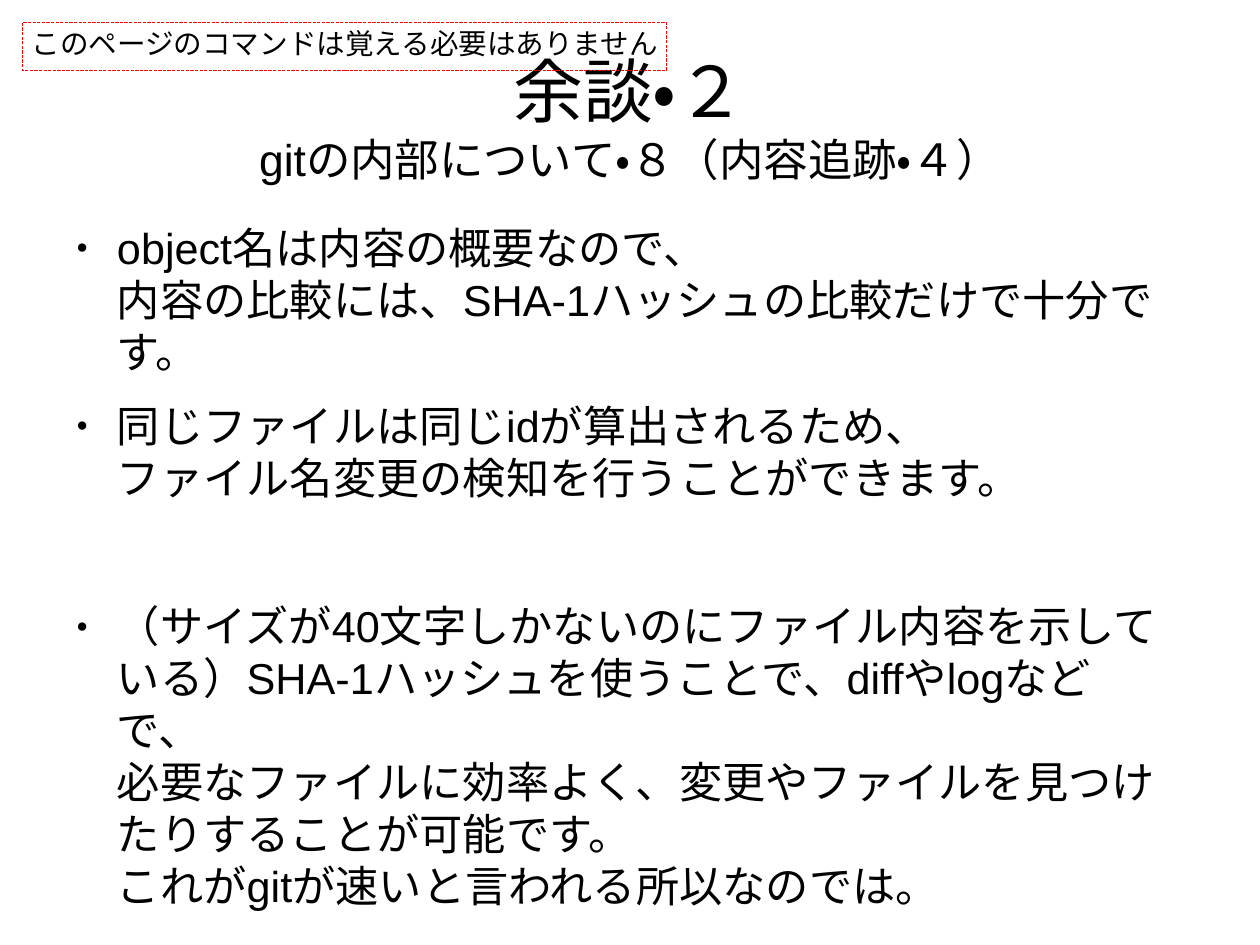
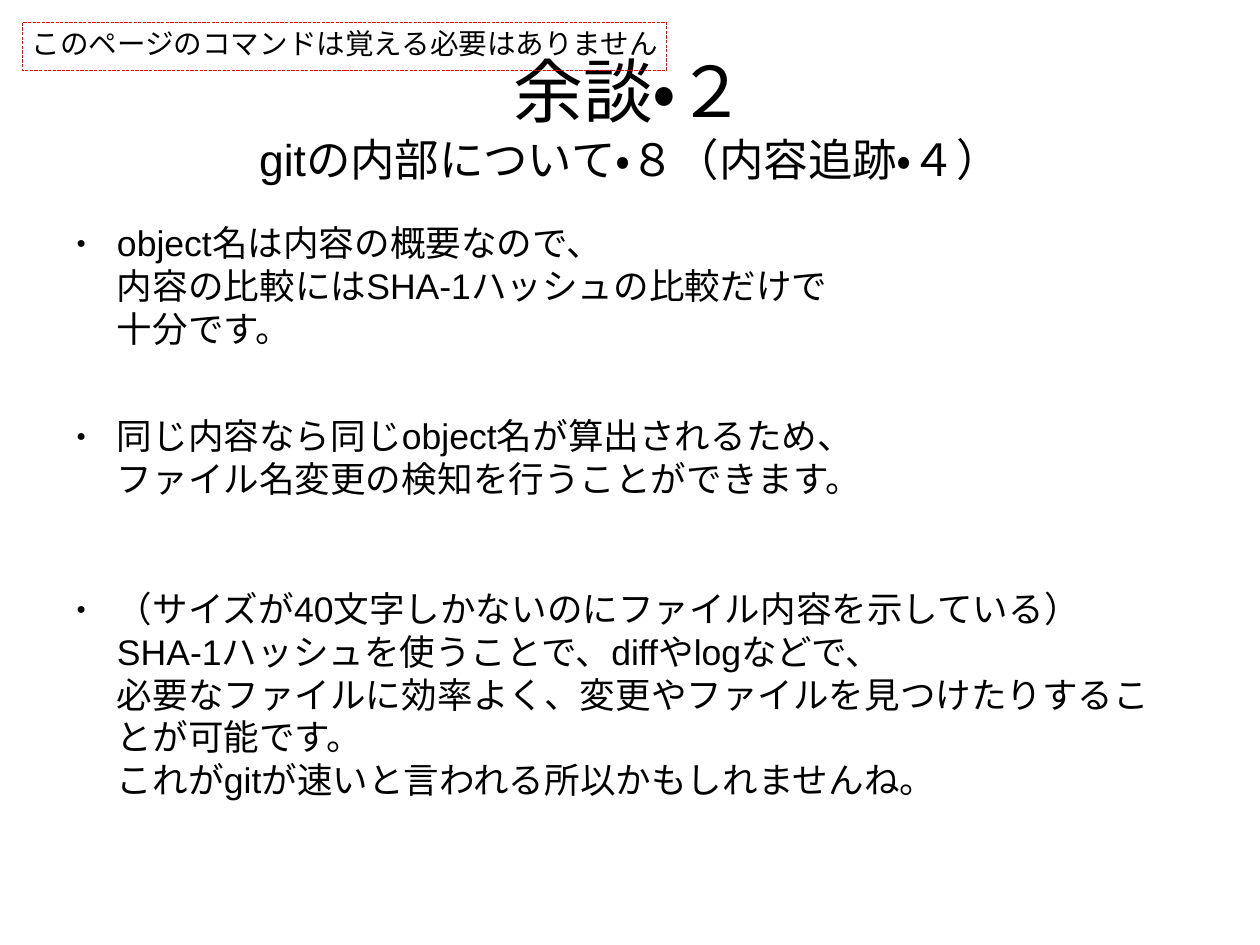
Before and after one commit to pneu/how_to_git, a slide deck: slide 40 of how_to_git.odp. Drawn at 1260x945 pixels with LibreOffice and Linux fonts; fonts in the diff are those of the drawing. Boxes give left, top, right and bottom in pixels: in the first picture for what was removed or moved away, otherwise in the second. Text is boxed around its words. In the diff, an @@ line names an element or a change of style, - is before the commit and + after.

```diff
--- a/how_to_git.odp
+++ b/how_to_git.odp
@@ text at box(117, 229, 1149, 801): text changed; size 27.2 to 22.4 pt @@
-● object名は内容の概要なので、
-  内容の比較には、SHA-1ハッシュの比較だけで十分です。
-● 同じファイルは同じidが算出されるため、
-  ファイル名変更の検知を行うことができます。
-● （サイズが40文字しかないのにファイル内容を示している）SHA-1ハッシュを使うことで、diffやlogなどで、
-  必要なファイルに効率よく、変更やファイルを見つけたりすることが可能です。
-  これがgitが速いと言われる所以なのでは。
+● object名は内容の概要なので、
+  内容の比較にはSHA-1ハッシュの比較だけで
+  十分です。
+● 同じ内容なら同じobject名が算出されるため、
+  ファイル名変更の検知を行うことができます。
+● （サイズが40文字しかないのにファイル内容を示している）SHA-1ハッシュを使うことで、diffやlogなどで、
+  必要なファイルに効率よく、変更やファイルを見つけたりすることが可能です。
+  これがgitが速いと言われる所以かもしれませんね。
```
Also in this commit, not shown: 33 other slides changed, 1 other file.
